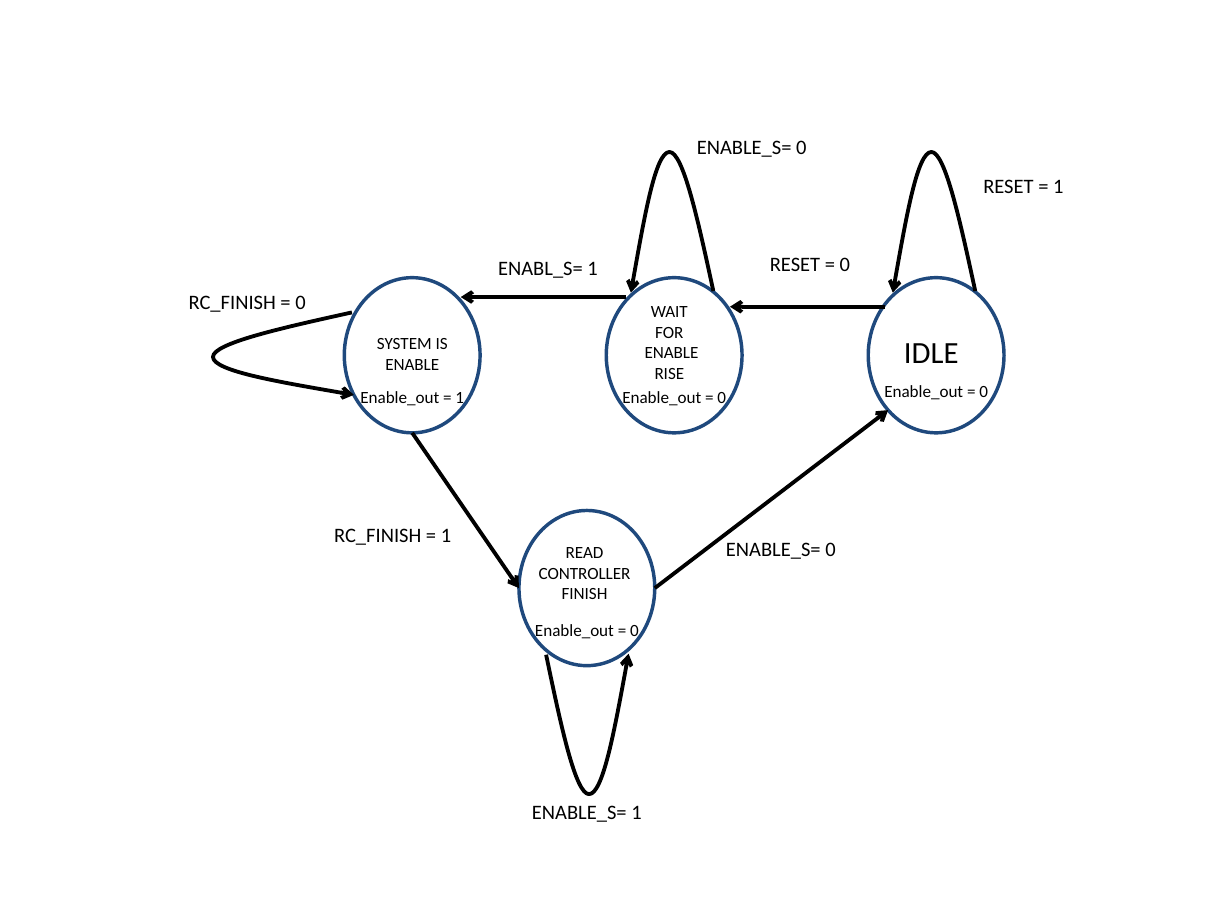
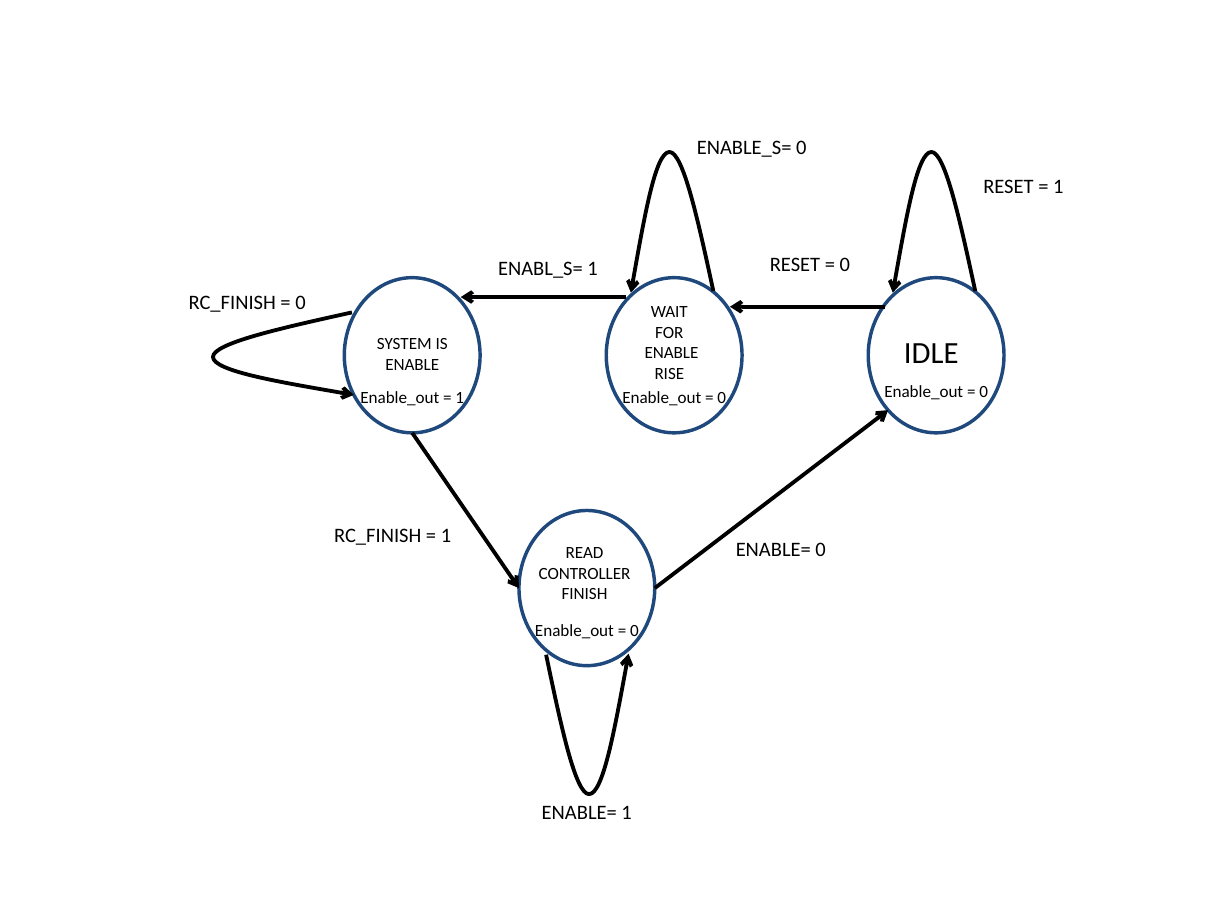
Before and after one commit to battellino/moran-zvika-project, a slide deck: slide 1 of Documentation/core/enable FSM.pptx. Drawn at 1232x924 pixels with LibreOffice and Linux fonts; fonts in the diff are those of the drawing. Boxes give left, top, right and bottom in pixels: in the first picture for what was removed or moved away, otherwise in the second. Text is boxed around its words. In the diff, an @@ line names an element or a change of style, - is before the commit and + after.

```diff
--- a/Documentation/core/enable FSM.pptx
+++ b/Documentation/core/enable FSM.pptx
@@ text at <box>736,542,825,556</box>: text changed @@
-ENABLE_S= 0
+ENABLE= 0
@@ text at <box>542,805,631,819</box>: text changed @@
-ENABLE_S= 1
+ENABLE= 1
```
